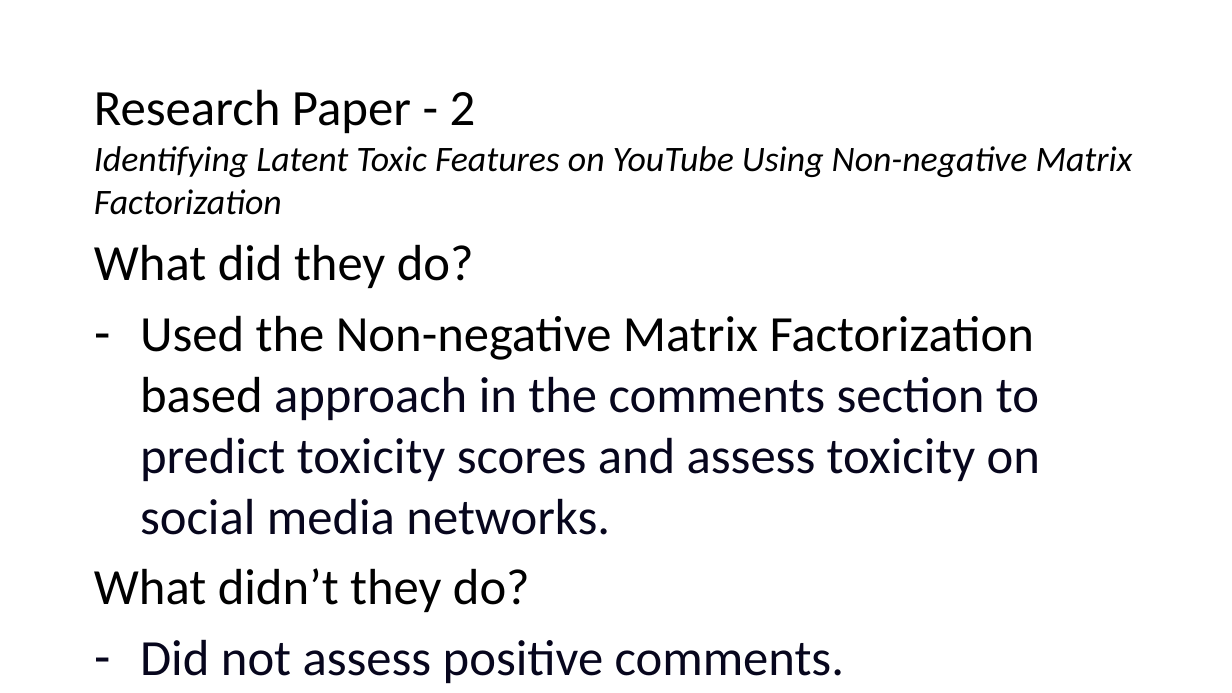
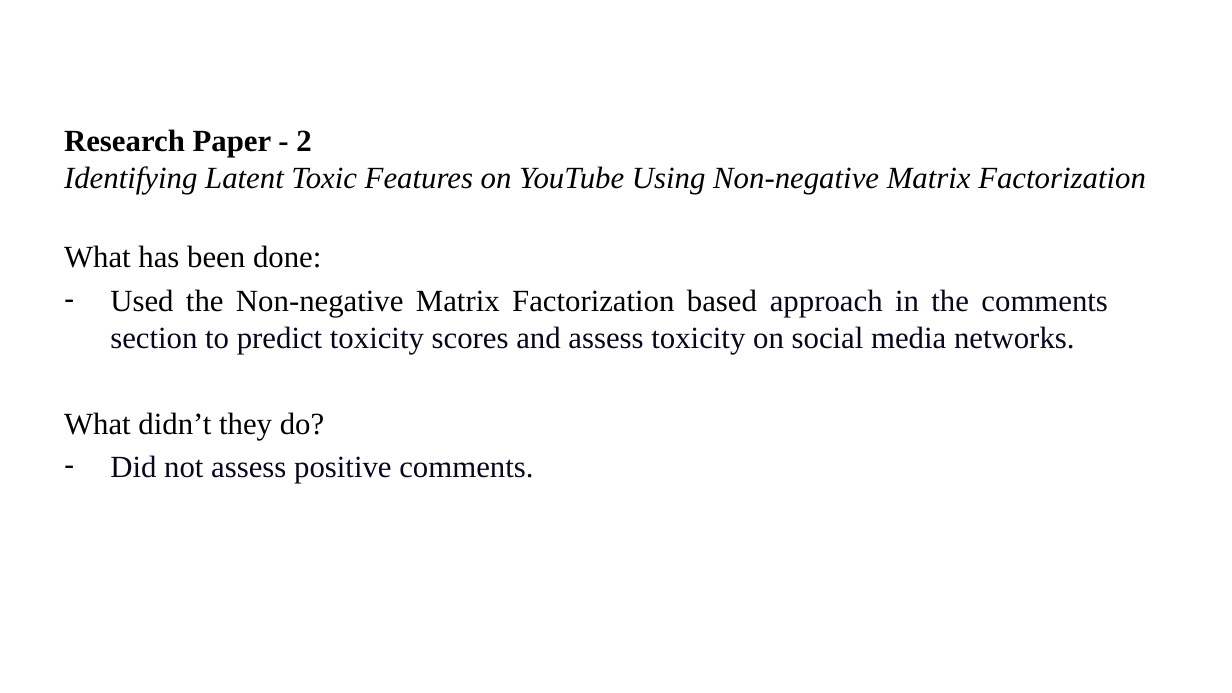
Before and after one commit to VamshiKrishna-1/Youtube_Video_Analysis_and_Prediction, a slide deck: slide 5 of Phase1.pptx. Drawn at 1232x693 pixels with LibreOffice and Linux fonts; fonts in the diff are those of the drawing; background and template pictures are left out. Boxes give left, top, right and bottom in pixels: in the first picture for what was removed or moved away, otherwise in the second. Text is boxed around its words. In the diff, an @@ line names an element or a change of style, - is before the commit and + after.

```diff
--- a/Phase1.pptx
+++ b/Phase1.pptx
@@ title "Research Paper - 2 Identifying ...": place and size @@
-title "Research Paper - 2 Identifying ..." at bbox=[94, 89, 1133, 177]
+title "Research Paper - 2 Identifying ..." at bbox=[64, 129, 1146, 194]
@@ title "Research Paper - 2 Identifying ..." at bbox=[64, 129, 1146, 194]: size 39.6 to 24 pt, bold on in "Research Paper - 2"; size 27.9 to 24 pt in "Identifying Latent Toxic Features on YouTube Using ..."; font Calibri to Times New Roman @@
@@ text "What has been done:": place and size @@
-text "What has been done:" at bbox=[94, 244, 1040, 684]
+text "What has been done:" at bbox=[64, 245, 1108, 483]
@@ text at bbox=[64, 245, 321, 268]: text changed; size 39.5 to 24 pt; font Calibri to Times New Roman @@
-What did they do?
+What has been done:
@@ text at bbox=[64, 289, 1108, 483]: size 39.5 to 24 pt, font Calibri to Times New Roman; alignment left to justified; less space between paragraphs @@
```
Also in this commit, not shown: 6 other slides changed, 1 slide added, 1 slide removed, 1 other file.
